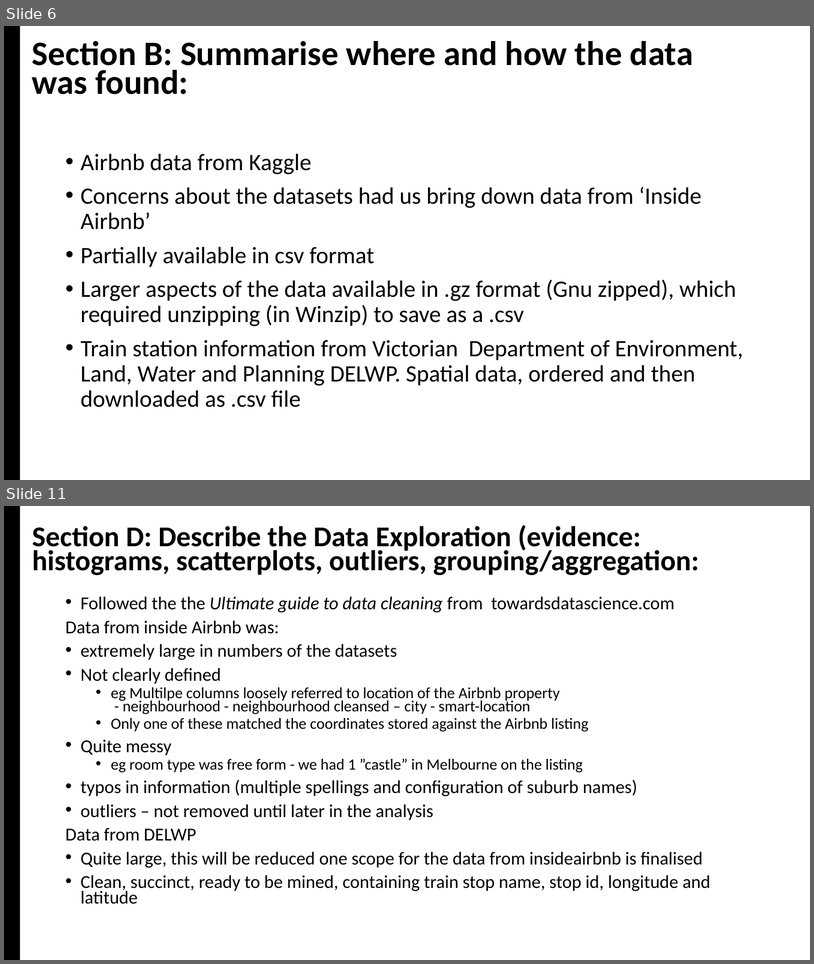
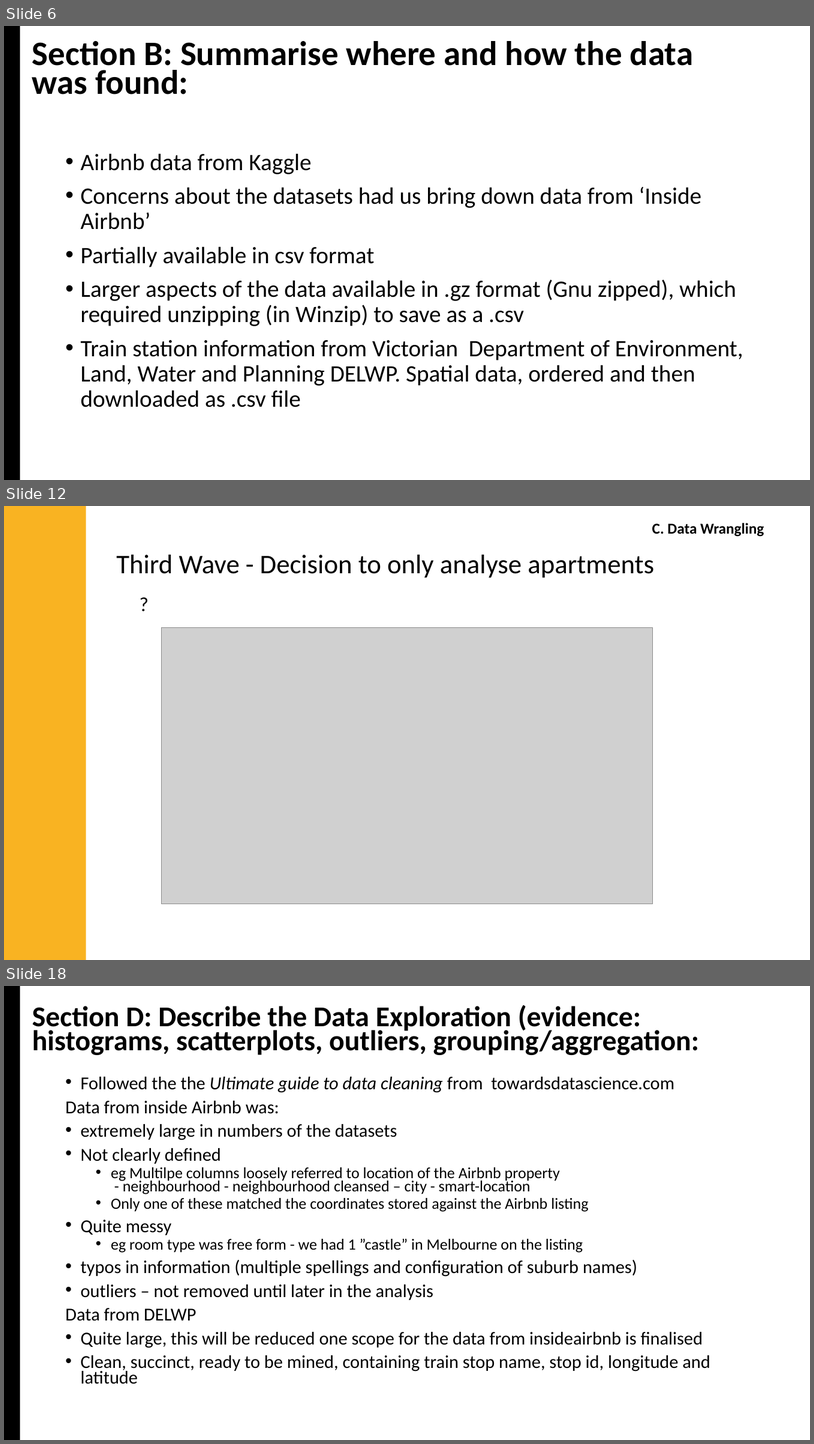
Before and after one commit to jMacProd/Project1, a slide deck: Presentation Slides/airbnbPresentation.pptx. Shown one above the other, each under a label of ours: slides 6 and 11 before the commit, slides 6, 12 and 18 after it; the slides between them are not shown. The pictures are 814x964 and 814x1444 pixels, drawn with LibreOffice and Linux fonts; fonts in the diff are those of the drawing; grey boxes stand for pictures. Boxes give left, top, right and bottom in pixels: in the first picture for what was removed or moved away, otherwise in the second. Text is boxed around its words. In the diff, an @@ line names an element or a change of style, - is before the commit and + after.

```diff
--- a/Presentation Slides/airbnbPresentation.pptx
+++ b/Presentation Slides/airbnbPresentation.pptx
@@ slide 12 added at bbox=[4, 506, 810, 960], background #FFFFFF @@
@@ rectangle added at bbox=[4, 506, 86, 960], fill #F9B322 @@
@@ text added at bbox=[653, 523, 764, 537], 18 pt, text #000000, bold @@
+C. Data Wrangling
@@ text added at bbox=[116, 555, 654, 578], 32 pt, text #000000 @@
+Third Wave - Decision to only analyse apartments
@@ text added at bbox=[134, 588, 751, 950], 23.8 pt, text #000000 @@
+?
@@ picture added at bbox=[161, 628, 653, 904] @@
@@ what was slide 11 is now slide 18 @@
```
Also in this commit, not shown: 4 slides changed, 7 other slides added, 1 slide removed, 2 other files.
